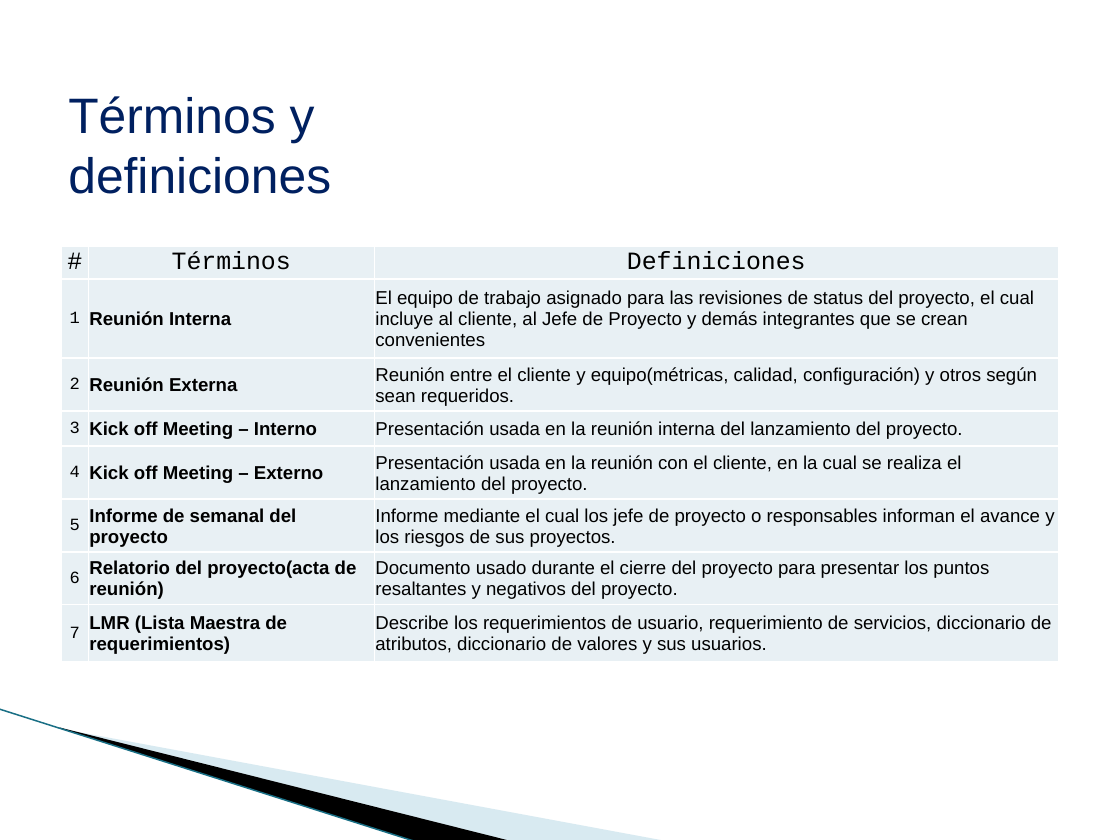
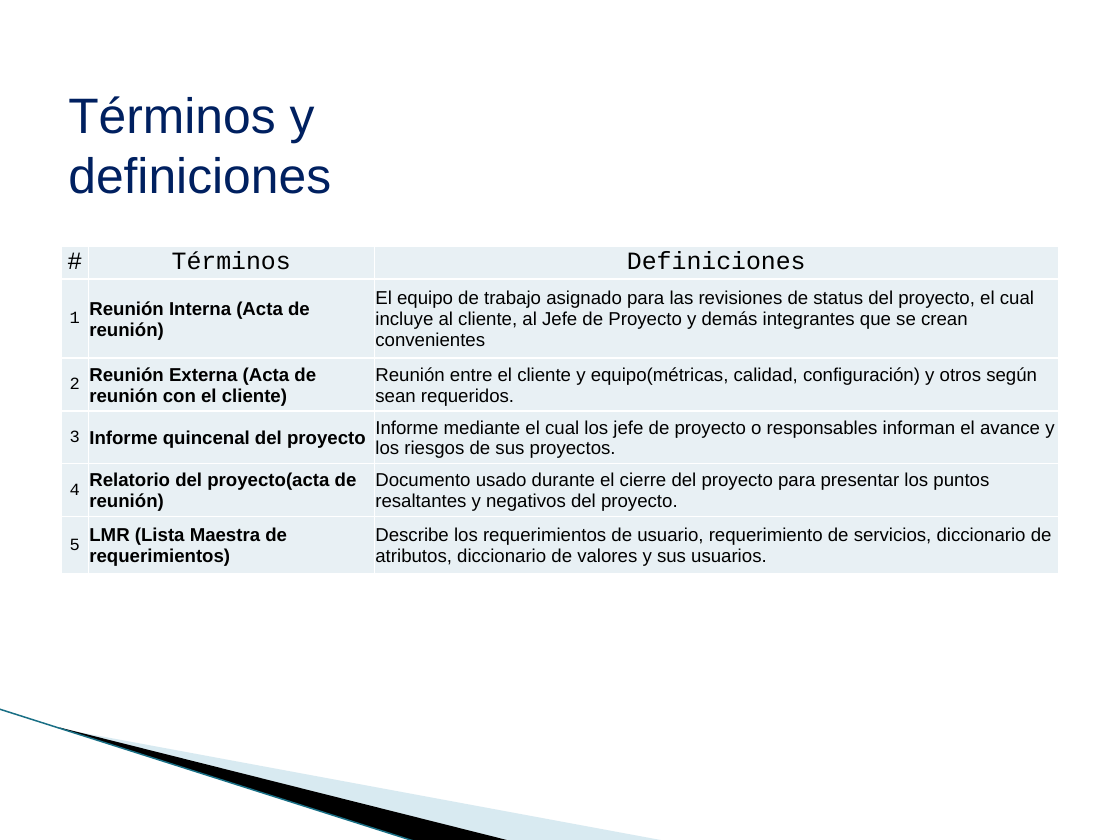
Before and after one commit to CreativeCheeseGame/BoundPhysic, a slide deck: slide 6 of Area de Proceso PP-PMC/PGPRO_0.2_2015 Proceso_de_gestion_de_proyectos.ppt.pptx. Drawn at 1120x840 pixels with LibreOffice and Linux fonts; fonts in the diff are those of the drawing; background and template pictures are left out. Boxes give left, top, right and bottom in pixels: in the first picture for what was removed or moved away, otherwise in the second. Text is boxed around its words. In the diff, an @@ line names an element or a change of style, - is before the commit and + after.

```diff
--- a/Area de Proceso PP-PMC/PGPRO_0.2_2015 Proceso_de_gestion_de_proyectos.ppt.pptx
+++ b/Area de Proceso PP-PMC/PGPRO_0.2_2015 Proceso_de_gestion_de_proyectos.ppt.pptx
@@ table at [62,246,1058,573] @@
-row 2: 1 | Reunión Interna | El equipo de trabajo asignado para las revisiones de status del proyecto, el cual incluye al cliente, al Jefe de Proyecto y demás integrantes que se crean convenientes
-row 3: 2 | Reunión Externa | Reunión entre el cliente y equipo(métricas, calidad, configuración) y otros según sean requeridos.
-row 4: 3 | Kick off Meeting – Interno | Presentación usada en la reunión interna del lanzamiento del proyecto.
-row 5: 4 | Kick off Meeting – Externo | Presentación usada en la reunión con el cliente, en la cual se realiza el lanzamiento del proyecto.
-row 6: 5 | Informe de semanal del proyecto | Informe mediante el cual los jefe de proyecto o responsables informan el avance y los riesgos de sus proyectos.
-row 7: 6 | Relatorio del proyecto(acta de reunión) | Documento usado durante el cierre del proyecto para presentar los puntos resaltantes y negativos del proyecto.
-row 8: 7 | LMR (Lista Maestra de requerimientos) | Describe los requerimientos de usuario, requerimiento de servicios, diccionario de atributos, diccionario de valores y sus usuarios.
+row 2: 1 | Reunión Interna (Acta de reunión) | El equipo de trabajo asignado para las revisiones de status del proyecto, el cual incluye al cliente, al Jefe de Proyecto y demás integrantes que se crean convenientes
+row 3: 2 | Reunión Externa (Acta de reunión con el cliente) | Reunión entre el cliente y equipo(métricas, calidad, configuración) y otros según sean requeridos.
+row 4: 3 | Informe quincenal del proyecto | Informe mediante el cual los jefe de proyecto o responsables informan el avance y los riesgos de sus proyectos.
+row 5: 4 | Relatorio del proyecto(acta de reunión) | Documento usado durante el cierre del proyecto para presentar los puntos resaltantes y negativos del proyecto.
+row 6: 5 | LMR (Lista Maestra de requerimientos) | Describe los requerimientos de usuario, requerimiento de servicios, diccionario de atributos, diccionario de valores y sus usuarios.
```
Also in this commit, not shown: 7 other slides changed, 3 slides removed, 17 other files.
